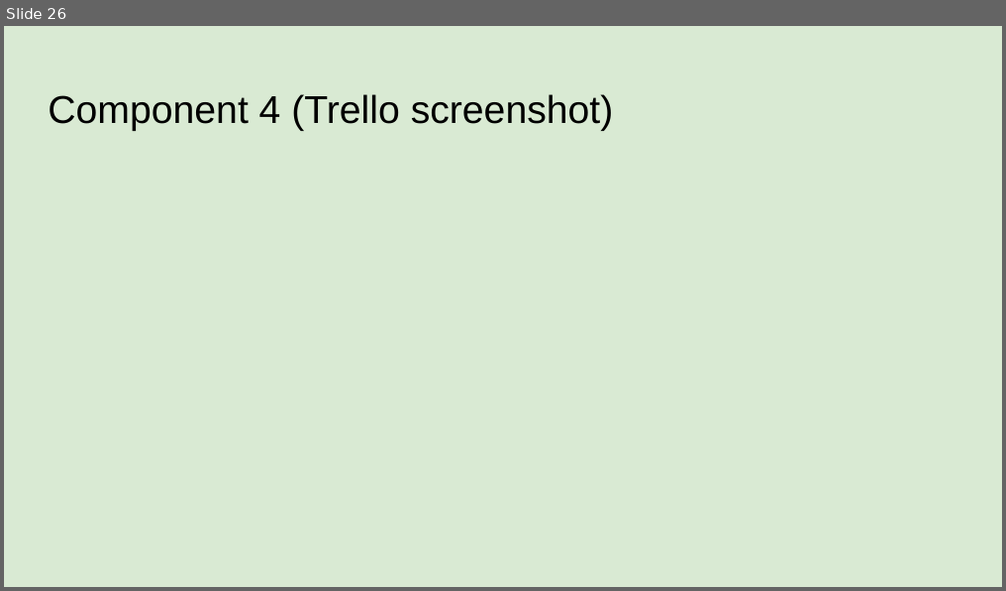
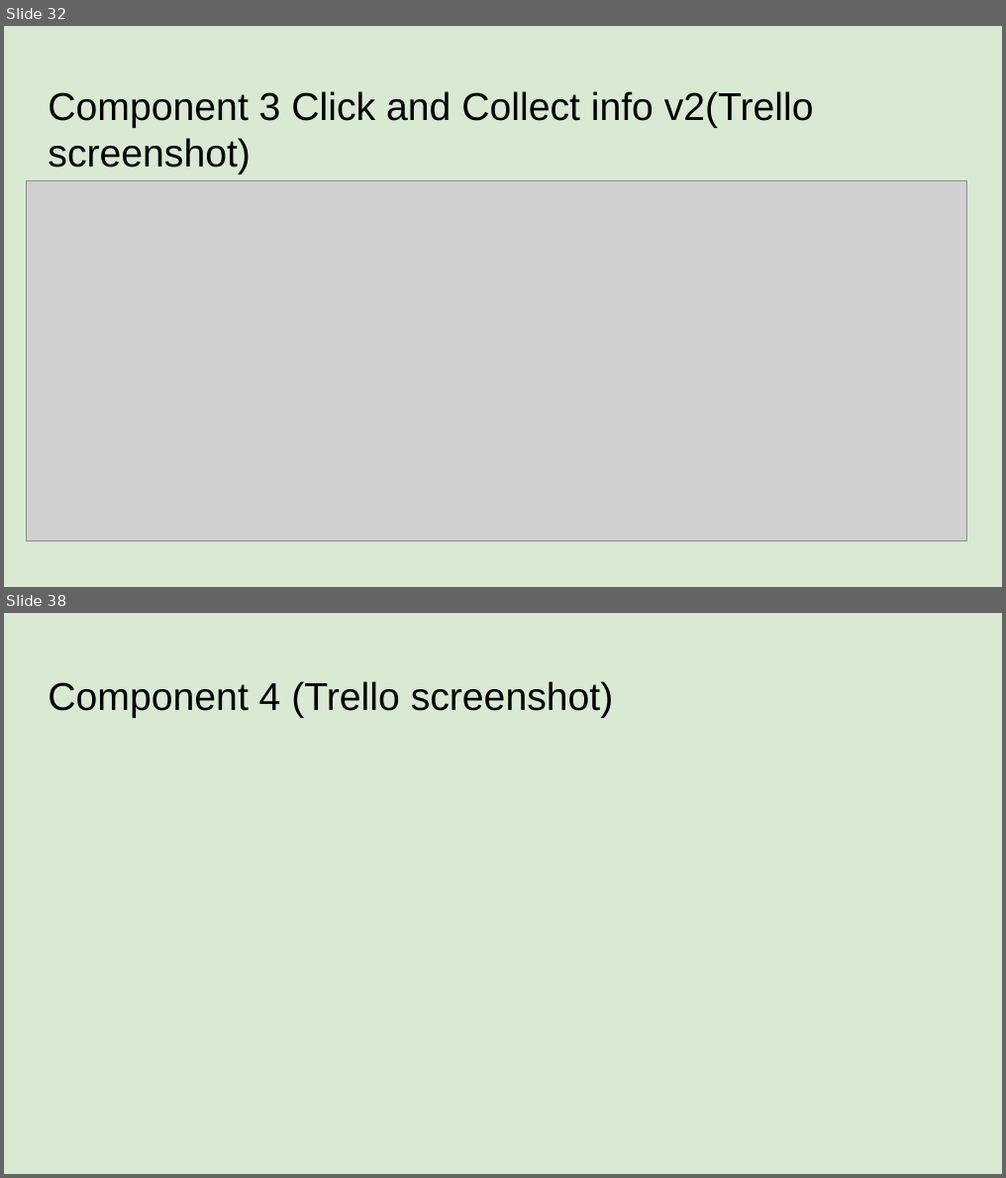
Before and after one commit to Dannel10/Burger_Bot, a slide deck: Dannel Rajesh - 000_91896 _ 91897 Documentation - 1026292.pptx. Shown one above the other, each under a label of ours: slide 26 before the commit, slides 32 and 38 after it; the slides between them are not shown. The pictures are 1006x591 and 1006x1178 pixels, drawn with LibreOffice and Linux fonts; fonts in the diff are those of the drawing; grey boxes stand for pictures. Boxes give left, top, right and bottom in pixels: in the first picture for what was removed or moved away, otherwise in the second. Text is boxed around its words. In the diff, an @@ line names an element or a change of style, - is before the commit and + after.

Commit message:
Finished component 3
Completed Component 3 Click and Collect information v1,v2, v3, v4
Improved code for not blank code repeated code

```diff
--- a/Dannel Rajesh - 000_91896 _ 91897 Documentation - 1026292.pptx
+++ b/Dannel Rajesh - 000_91896 _ 91897 Documentation - 1026292.pptx
@@ slide 32 added at (x1=4, y1=26, x2=1002, y2=587), background #D9EAD3 @@
@@ title added at (x1=48, y1=91, x2=814, y2=174), 28 pt, text #000000 @@
+Component 3 Click and Collect info v2(Trello screenshot)
@@ picture added at (x1=26, y1=180, x2=966, y2=541) @@
@@ what was slide 26 is now slide 38 @@
```
Also in this commit, not shown: 5 slides changed, 11 other slides added, 7 other files.
